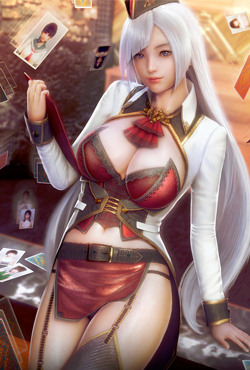
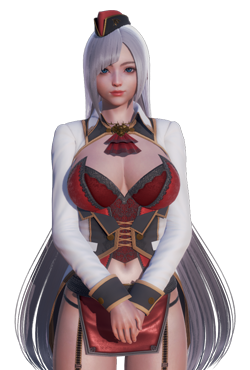
The second 250px x 370px image is a revision of the first. Changes to its layers:
added layer "Layer 3" above "Layer 2" over [left=14, top=10, right=236, bottom=370]
hid "Layer 2" over [left=0, top=0, right=250, bottom=370]
